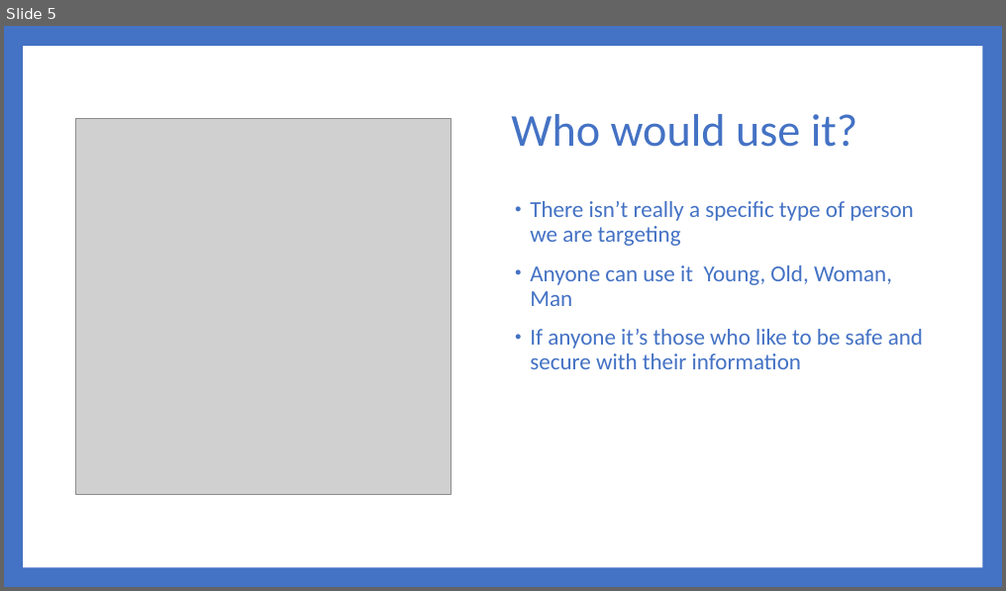
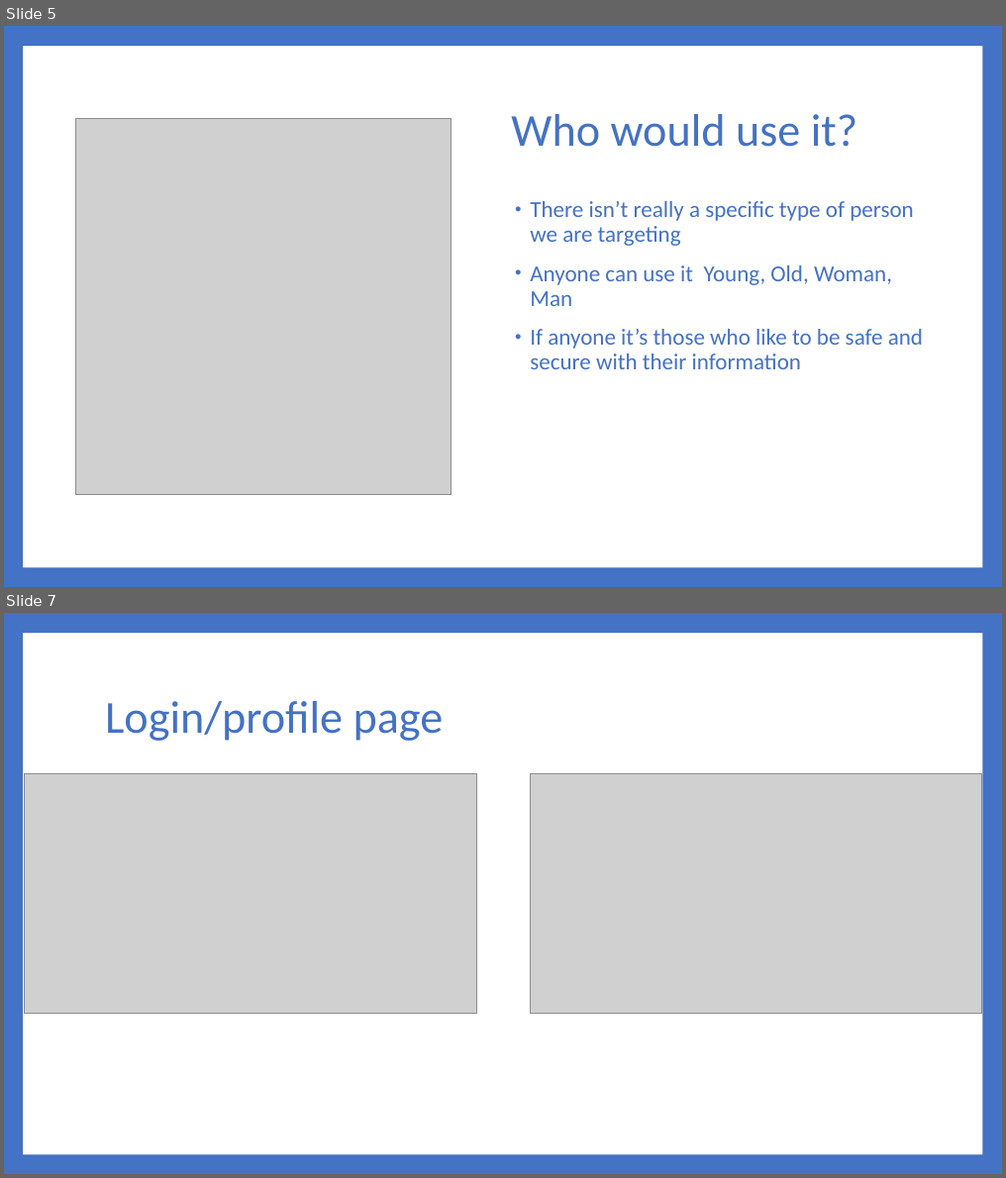
Before and after one commit to Dwaddle26/EncryptNotes, a slide deck: Phase 4 Documentation/Team_2_Presentation_4.pptx. Shown one above the other, each under a label of ours: slide 5 before the commit, slides 5 and 7 after it; the slides between them are not shown. The pictures are 1006x591 and 1006x1178 pixels, drawn with LibreOffice and Linux fonts; fonts in the diff are those of the drawing; grey boxes stand for pictures. Boxes give left, top, right and bottom in pixels: in the first picture for what was removed or moved away, otherwise in the second. Text is boxed around its words. In the diff, an @@ line names an element or a change of style, - is before the commit and + after.

```diff
--- a/Phase 4 Documentation/Team_2_Presentation_4.pptx
+++ b/Phase 4 Documentation/Team_2_Presentation_4.pptx
@@ slide 7 added at [4, 613, 1002, 1174], background #4472C4 @@
@@ rectangle added at [23, 633, 982, 1155], fill #FFFFFF @@
@@ title added at [105, 701, 444, 741], 44 pt, text #4472C4 @@
+Login/profile page
@@ picture added at [24, 774, 476, 1014] @@
@@ picture added at [530, 774, 982, 1014] @@
```
Also in this commit, not shown: 1 slide changed, 5 other slides added, 5 slides removed.
